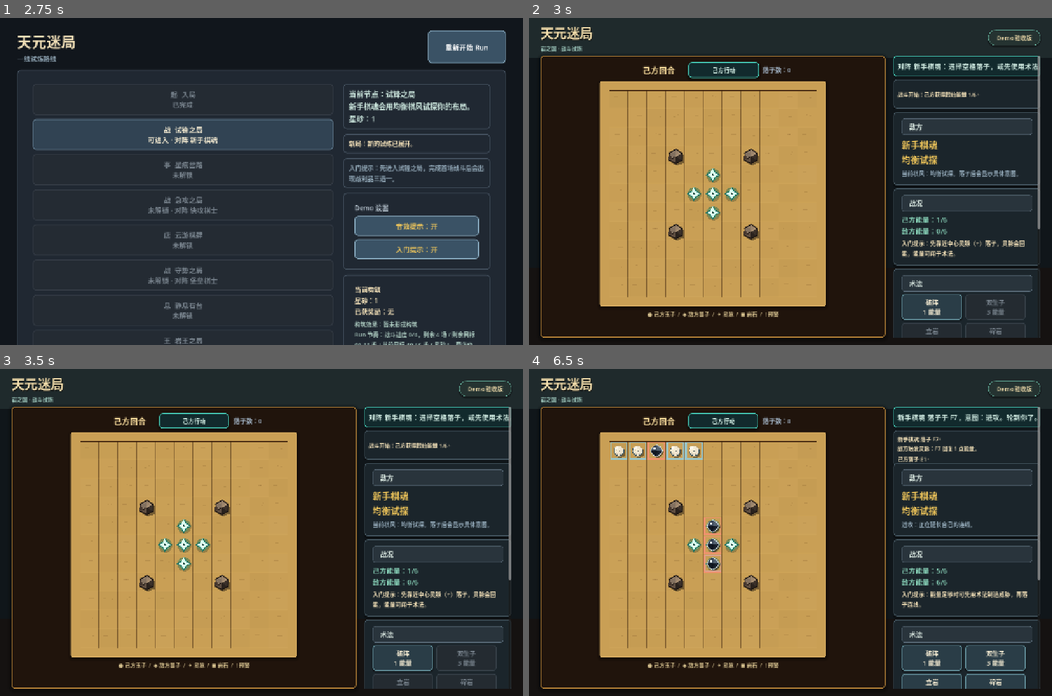
Above: before the commit, frames 1-4 (two rows, left to right).
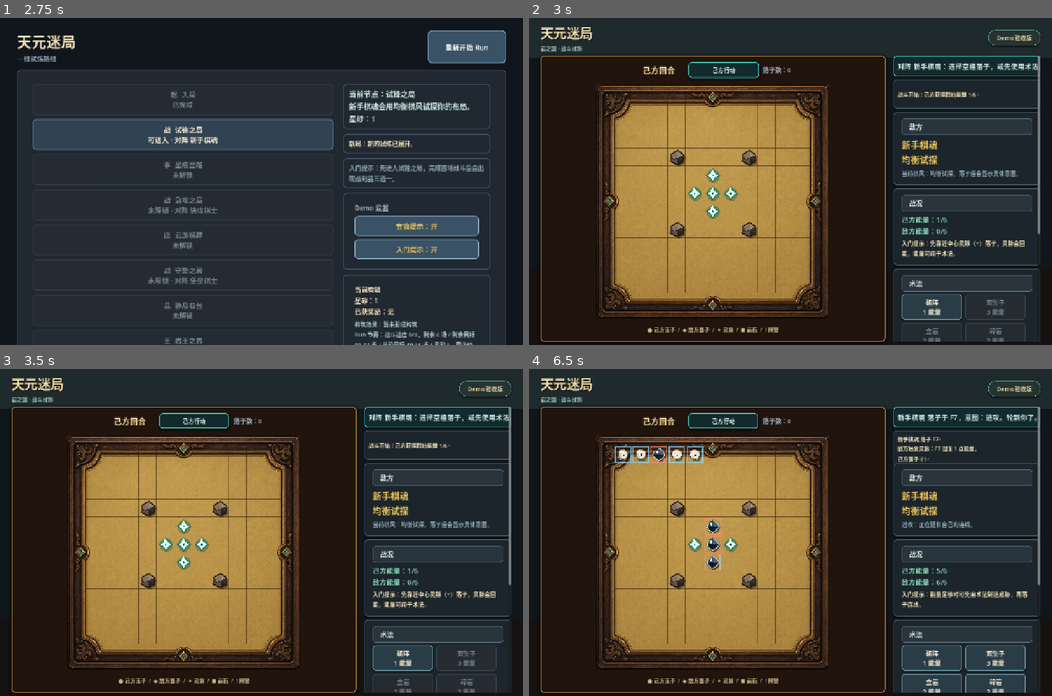
Above: after the commit, the same moments.

Repository: eason522/game
Game: Godot game, scene res://scenes/ui/MainMenu.tscn
Two runs of this game, one before a commit and one after it. Both use one fixed random seed, a clock stepped at 60 frames per second and the inputs below.
Inputs (mouse positions are in pixels of both pictures, inside the frame that each line leads up to):
- Up to frame 1 (2.75 s): click "新的 Run" at 0.5 s; click "重新开始 Run" at 1.25 s; click "重新开始 Run" at 2 s
- Up to frame 2 (3 s): click "战 试锋之局 可进入 · 对阵 新手棋魂" at 2.75 s
- Up to frame 3 (3.5 s): no input
- Up to frame 4 (6.5 s): click (617, 450) at 3.52 s; click (638, 450) at 4.27 s; click (675, 450) at 5.02 s; click (696, 450) at 5.77 s

Frame 1 is identical in both runs. In frame 2, 17% of the frame differs, in the area x 2-98%, y 19-99%; in frame 3, 17%; in frame 4, 17%.

Commit message:
接入生图战斗棋盘底图
使用内置生图生成并接入 assets/board/battle_board_frame_v1.png，战斗棋盘改为生成美术底板 + 精确透明点击网格，避免继续依赖 GDScript 矩形绘制承担成品质感。

验证：完整 smoke 套件通过，BattleScene headless 加载通过。

Diff:
--- a/scripts/game/BattleCellButton.gd
+++ b/scripts/game/BattleCellButton.gd
@@ -78,21 +78,13 @@
 
 
 func _draw_board_cell(rect: Rect2) -> void:
-	var tone: float = _seeded_variation(0, 0.045)
-	var base := Color("#c99f55").lightened(max(tone, 0.0)).darkened(max(-tone, 0.0))
-	var grain := Color("#805b2a")
-	draw_rect(rect, base, true)
-
 	if board_position.x == 0:
-		draw_line(Vector2(0, 0), Vector2(0, rect.size.y), Color("#4a2d14"), 1.6)
+		draw_line(Vector2(0, 0), Vector2(0, rect.size.y), Color(0.16, 0.09, 0.03, 0.58), 1.2)
 	if board_position.y == 0:
-		draw_line(Vector2(0, 0), Vector2(rect.size.x, 0), Color("#4a2d14"), 1.6)
-
-	draw_line(Vector2(rect.size.x - 1, 0), rect.size - Vector2(1, 0), Color(0.21, 0.12, 0.04, 0.45), 1.0)
-	draw_line(Vector2(0, rect.size.y - 1), rect.size - Vector2(0, 1), Color(0.21, 0.12, 0.04, 0.45), 1.0)
-	draw_line(Vector2(rect.size.x - 2, 0), rect.size - Vector2(2, 0), Color(1.0, 0.82, 0.44, 0.08), 0.7)
-	draw_line(Vector2(0, rect.size.y - 2), rect.size - Vector2(0, 2), Color(1.0, 0.82, 0.44, 0.06), 0.7)
-	_draw_cell_grain(rect.grow(-8), grain)
+		draw_line(Vector2(0, 0), Vector2(rect.size.x, 0), Color(0.16, 0.09, 0.03, 0.58), 1.2)
+
+	draw_line(Vector2(rect.size.x - 1, 0), rect.size - Vector2(1, 0), Color(0.16, 0.09, 0.03, 0.46), 1.0)
+	draw_line(Vector2(0, rect.size.y - 1), rect.size - Vector2(0, 1), Color(0.16, 0.09, 0.03, 0.46), 1.0)
 
 
 func _draw_cell_grain(face: Rect2, grain_color: Color) -> void:
--- a/scripts/game/BattleScene.gd
+++ b/scripts/game/BattleScene.gd
@@ -1,8 +1,13 @@
 extends Control
 
 const BOARD_SIZE := 11
-const CELL_SIZE := Vector2(46, 46)
+const CELL_SIZE := Vector2(44, 44)
 const BOARD_GRID_GAP := 0
+const BOARD_ART_SIZE := Vector2(572, 572)
+const BOARD_ART_GRID_MARGIN_X := 44
+const BOARD_ART_GRID_MARGIN_TOP := 24
+const BOARD_ART_GRID_MARGIN_BOTTOM := 64
+const BOARD_TEXTURE_PATH := "res://assets/board/battle_board_frame_v1.png"
 const STATUS_SLOT_SIZE := Vector2(0, 52)
 const FEEDBACK_SLOT_SIZE := Vector2(0, 72)
 const RESULT_BANNER_HEIGHT := 64.0
@@ -50,6 +55,7 @@
 var enemy_intent_hint_label: Label
 var board_grid: GridContainer
 var board_frame_panel: PanelContainer
+var board_texture_rect: TextureRect
 var board_legend_label: Label
 var skill_bar: GridContainer
 var controls_panel: VBoxContainer
@@ -200,7 +206,7 @@
 	win_style = _make_cell_style()
 	panel_style = _make_panel_style(Color("#1b252b"), Color("#42535d"), 2, 8, 5)
 	board_panel_style = _make_panel_style(Color("#20140c"), Color("#b78338"), 2, 8, 10)
-	board_frame_style = _make_panel_style(Color("#c99f55"), Color("#d8ad61"), 2, 4, 8)
+	board_frame_style = _make_panel_style(Color(0, 0, 0, 0), Color(0, 0, 0, 0), 0, 0, 0)
 	status_panel_style = _make_panel_style(Color("#122a2d"), Color("#44c5b2"), 2, 8, 6)
 	sidebar_title_style = _make_panel_style(Color("#29343c"), Color("#566774"), 1, 6, 0)
 	action_button_style = _make_panel_style(Color("#2a3d47"), Color("#5f8a95"), 2, 7, 2)
@@ -394,14 +400,32 @@
 
 	board_frame_panel = PanelContainer.new()
 	board_frame_panel.add_theme_stylebox_override("panel", board_frame_style)
+	board_frame_panel.custom_minimum_size = BOARD_ART_SIZE
 	board_center.add_child(board_frame_panel)
 
+	var board_art_layer := Control.new()
+	board_art_layer.custom_minimum_size = BOARD_ART_SIZE
+	board_art_layer.size_flags_horizontal = Control.SIZE_SHRINK_CENTER
+	board_art_layer.size_flags_vertical = Control.SIZE_SHRINK_CENTER
+	board_frame_panel.add_child(board_art_layer)
+
+	board_texture_rect = TextureRect.new()
+	var board_image := Image.new()
+	var board_image_error: int = board_image.load(BOARD_TEXTURE_PATH)
+	if board_image_error == OK:
+		board_texture_rect.texture = ImageTexture.create_from_image(board_image)
+	board_texture_rect.expand_mode = TextureRect.EXPAND_IGNORE_SIZE
+	board_texture_rect.stretch_mode = TextureRect.STRETCH_SCALE
+	board_texture_rect.set_anchors_preset(Control.PRESET_FULL_RECT)
+	board_art_layer.add_child(board_texture_rect)
+
 	var board_grid_margin := MarginContainer.new()
-	board_grid_margin.add_theme_constant_override("margin_left", 14)
-	board_grid_margin.add_theme_constant_override("margin_top", 14)
-	board_grid_margin.add_theme_constant_override("margin_right", 14)
-	board_grid_margin.add_theme_constant_override("margin_bottom", 14)
-	board_frame_panel.add_child(board_grid_margin)
+	board_grid_margin.set_anchors_preset(Control.PRESET_FULL_RECT)
+	board_grid_margin.add_theme_constant_override("margin_left", BOARD_ART_GRID_MARGIN_X)
+	board_grid_margin.add_theme_constant_override("margin_top", BOARD_ART_GRID_MARGIN_TOP)
+	board_grid_margin.add_theme_constant_override("margin_right", BOARD_ART_GRID_MARGIN_X)
+	board_grid_margin.add_theme_constant_override("margin_bottom", BOARD_ART_GRID_MARGIN_BOTTOM)
+	board_art_layer.add_child(board_grid_margin)
 
 	board_grid = GridContainer.new()
 	board_grid.columns = BOARD_SIZE
--- a/tests/battle_feedback_smoke.gd
+++ b/tests/battle_feedback_smoke.gd
@@ -55,6 +55,9 @@
 	else:
 		if scene.board_frame_panel == null:
 			failures.append("battle feedback: expected polished board frame panel to exist")
+
+		if scene.board_texture_rect == null or scene.board_texture_rect.texture == null:
+			failures.append("battle feedback: expected generated board art texture to be loaded")
 
 		initial_board_y = scene.board_grid.global_position.y
 		initial_board_bottom = scene.board_grid.global_position.y + scene.board_grid.size.y
Binary file added: assets/board/battle_board_frame_v1.png
Not shown, changed: DEVELOPMENT_PLAN.md
Not shown, changed: README.md
